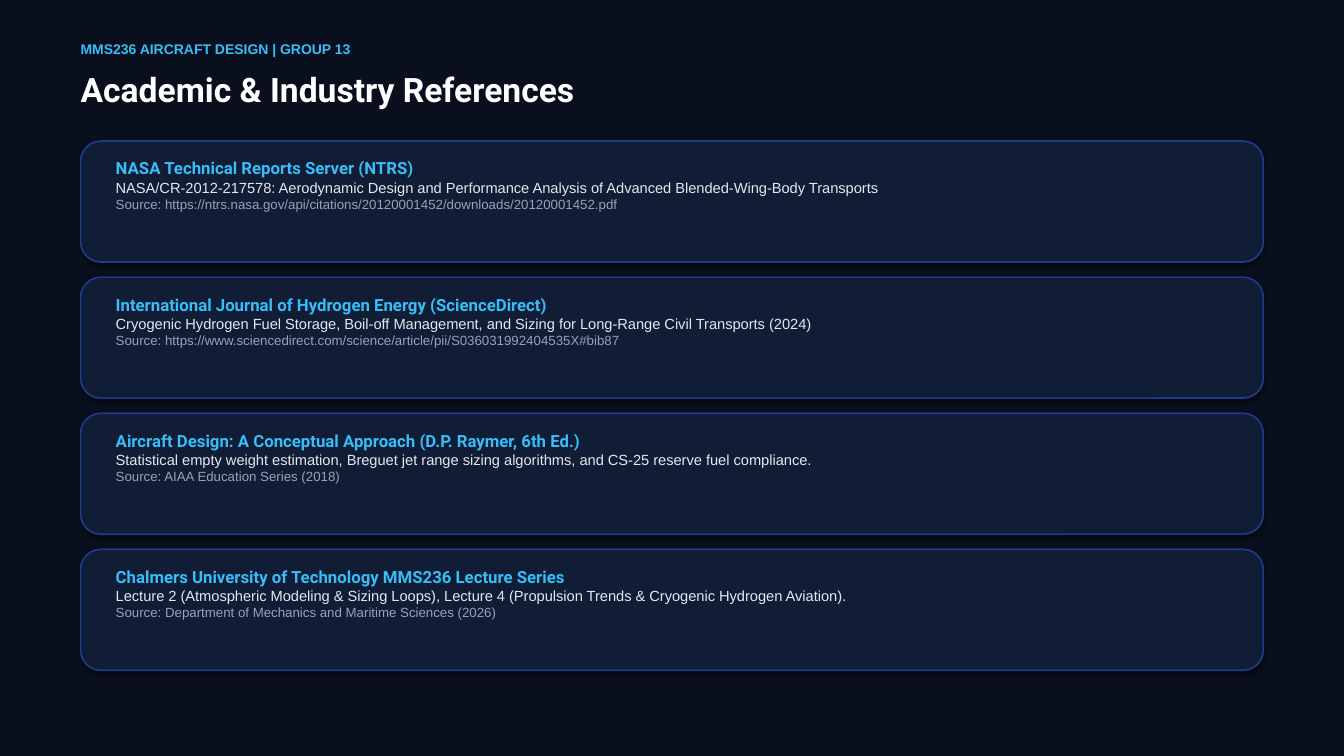
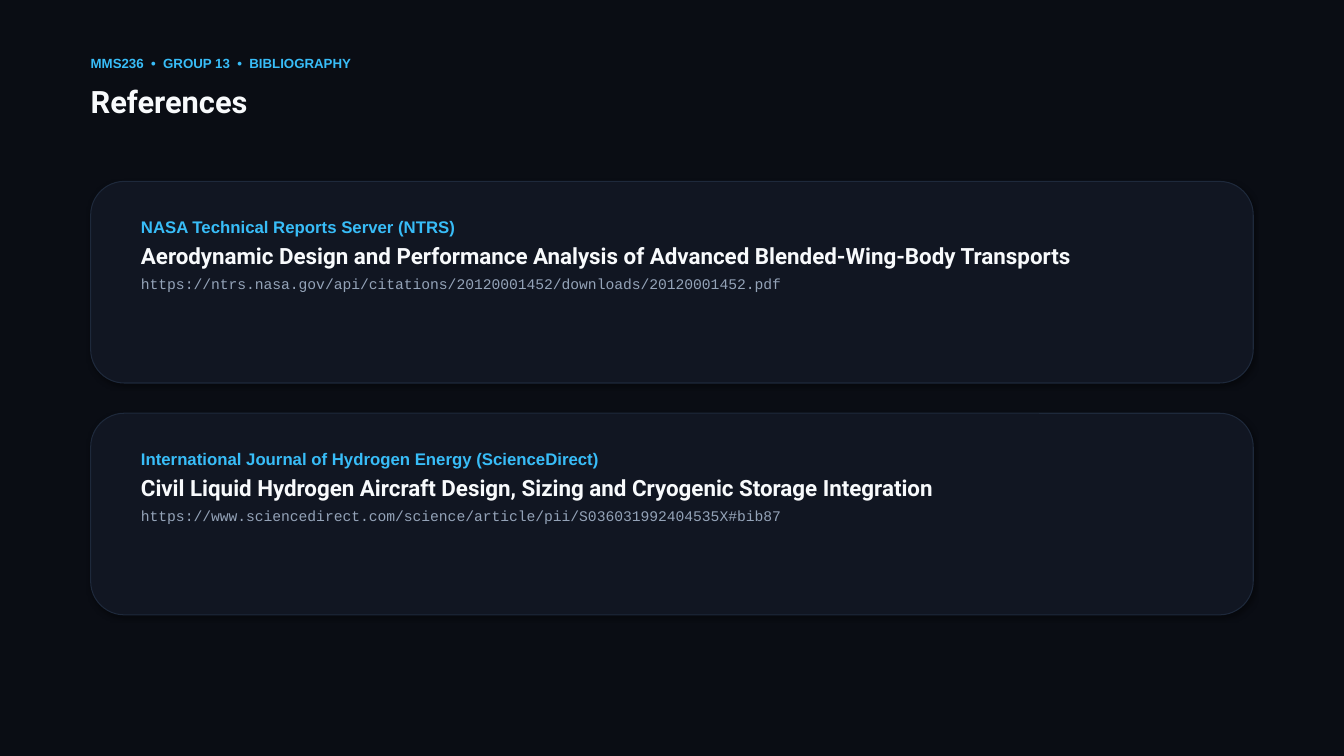
Before and after one commit to Deeprockz22/Aircraft-Design, a slide deck: slide 9 of Aircraft_Design_DT1_EXAELIA_Group13.pptx (slide 10 before the commit). Drawn at 1344x756 pixels with LibreOffice and Linux fonts; fonts in the diff are those of the drawing. Boxes give left, top, right and bottom in pixels: in the first picture for what was removed or moved away, otherwise in the second. Text is boxed around its words. In the diff, an @@ line names an element or a change of style, - is before the commit and + after.

Commit message:
Refactor presentation to ultra-minimalist dark studio aesthetic (Group 13 MMS236 DT1)

```diff
--- a/Aircraft_Design_DT1_EXAELIA_Group13.pptx
+++ b/Aircraft_Design_DT1_EXAELIA_Group13.pptx
@@ background #0A0F1D to #0A0D14 @@
@@ text at [91,58,351,68]: text changed; size 10 to 9.5 pt @@
-MMS236 AIRCRAFT DESIGN | GROUP 13
+MMS236 • GROUP 13 • BIBLIOGRAPHY
@@ text at [91,89,248,114]: text changed; size 24 to 22 pt; text colour #FFFFFF to #F8FAFC @@
-Academic & Industry References
+References
@@ rounded rectangle removed at [81,141,1263,262] @@
@@ rounded rectangle at [91,181,1253,383]: fill #111C35 to #111622; outline #1E3A8A 1.2 pt to #1E293B 0.75 pt @@
@@ rounded rectangle: place and size @@
-rounded rectangle at [81,277,1263,398]
+rounded rectangle at [91,181,1253,383]
@@ text "NASA Technical Reports Server (NTRS)": place and size @@
-text "NASA Technical Reports Server (NTRS)" at [116,161,878,212]
+text "NASA Technical Reports Server (NTRS)" at [141,221,1071,292]
@@ text at [141,221,455,237]: font Roboto to Arial in "NASA Technical Reports Server (NTRS)" @@
@@ text at [141,247,1071,292]: text changed; size 10.5 to 16 pt; font Arial to Roboto; text colour #E2E8F0 to #F8FAFC; bold on @@
-NASA/CR-2012-217578: Aerodynamic Design and Performance Analysis of Advanced Blended-Wing-Body Transports
-Source: https://ntrs.nasa.gov/api/citations/20120001452/downloads/20120001452.pdf
+Aerodynamic Design and Performance Analysis of Advanced Blended-Wing-Body Transports
+https://ntrs.nasa.gov/api/citations/20120001452/downloads/20120001452.pdf
@@ rounded rectangle: place and size @@
-rounded rectangle at [81,413,1263,534]
+rounded rectangle at [91,413,1253,615]
@@ rounded rectangle at [91,413,1253,615]: fill #111C35 to #111622; outline #1E3A8A 1.2 pt to #1E293B 0.75 pt @@
@@ text removed at [116,434,812,484] @@
-Aircraft Design: A Conceptual Approach (D.P. Raymer, 6th Ed.)
-Statistical empty weight estimation, Breguet jet range sizing algorithms, and CS-25 reserve fuel compliance.
-Source: AIAA Education Series (2018)
@@ text "International Journal of Hydrogen Energy ...": place and size @@
-text "International Journal of Hydrogen Energy ..." at [116,298,811,348]
+text "International Journal of Hydrogen Energy ..." at [141,453,933,524]
@@ text at [141,479,933,524]: text changed; font Arial to Courier New; text colour #E2E8F0 to #94A3B8 @@
-Cryogenic Hydrogen Fuel Storage, Boil-off Management, and Sizing for Long-Range Civil Transports (2024)
-Source: https://www.sciencedirect.com/science/article/pii/S036031992404535X#bib87
+Civil Liquid Hydrogen Aircraft Design, Sizing and Cryogenic Storage Integration
+https://www.sciencedirect.com/science/article/pii/S036031992404535X#bib87
@@ text at [141,453,598,469]: font Roboto to Arial in "International Journal of Hydrogen Energy (ScienceDirect)" @@
@@ rounded rectangle removed at [81,549,1263,670] @@
@@ text removed at [116,570,847,620] @@
-Chalmers University of Technology MMS236 Lecture Series
-Lecture 2 (Atmospheric Modeling & Sizing Loops), Lecture 4 (Propulsion Trends & Cryogenic Hydrogen Aviation).
-Source: Department of Mechanics and Maritime Sciences (2026)
```
Also in this commit, not shown: 2 other slides changed, 6 slides added, 7 slides removed, 1 other file.
